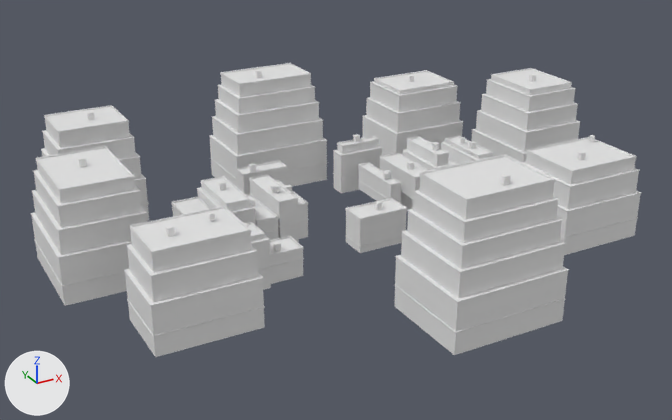
Before and after pictures for a commit that changed the glTF model game/assets/props/city_shells.glb.
Before and after are seen from a 50 mm camera at (-156.7, -284.4, 144.5) aimed at (-11.6, -20.4, 12.5). The lights are fixed; the arrows at lower left show +X, +Y and +Z. The first picture is the older version. Vertices at exactly the same position are counted once.

In view in the first picture: 'site_far_e__concrete', 'site_far_n__bronze_sheet', 'site_far_n__concrete', 'site_far_ne__brick', 'site_far_s__bronze_sheet', 'site_far_s__concrete', 'site_far_se__brick', 'site_far_se__bronze_sheet', 'site_far_sw__brick', 'site_far_sw__bronze_sheet', 'site_far_sw__concrete', 'site_far_w__brick', 'site_far_w__bronze_sheet' and 42 more.
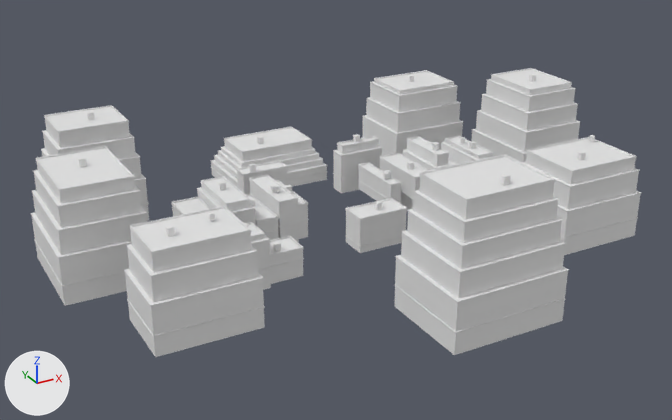
The edits, one by one:
me_site_far_n__bronze_sheet is used by ob_site_far_n__bronze_sheet; location (-5.5, 47.8, 36.2).
me_site_far_n__bronze_sheet had 242 vertices, 456 faces and spanned x -20.7..19.7, y -14.0..14.4, z -28.8..10.8.
me_site_far_n__bronze_sheet now has 242 vertices, 456 faces and spans x -20.7..19.7, y -14.0..14.4, z -10.2..5.7.
me_site_far_n__bronze_sheet part 1: the loose piece of 24 vertices spanning x -16.0..15.1, y -9.4..9.7, z 7.8..8.1 is moved by (0.0, 0.0, -5.0).
me_site_far_n__bronze_sheet part 2: the loose piece of 24 vertices spanning x -17.2..16.2, y -10.5..10.9, z 3.1..3.4 is moved by (0.0, 0.0, -3.7).
me_site_far_n__bronze_sheet part 3: the loose piece of 24 vertices spanning x -19.5..18.5, y -12.8..13.2, z -10.5..-10.2 is scaled about its middle by (1, 1, 0.267), then moved by (0.0, 0.0, 5.9).
me_site_far_n__bronze_sheet part 4: the loose piece of 24 vertices spanning x -20.6..19.7, y -14.0..14.3, z -18.9..-18.7 is moved by (0.0, 0.0, 11.8).
me_site_far_n__bronze_sheet part 5: the loose piece of 24 vertices spanning x -20.7..19.7, y -14.0..14.4, z -28.8..-28.4 is moved by (0.0, 0.0, 18.6).
me_site_far_n__bronze_sheet part 6: the loose piece of 74 vertices spanning x -16.0..15.0, y -9.3..9.7, z 8.1..8.7 is moved by (0.0, 0.0, -5.0).
Other edits to the shape of me_site_far_n__bronze_sheet do not show in these pictures.
me_site_far_n__concrete is used by ob_site_far_n__concrete; location (-6.6, 47.7, 27.2).
me_site_far_n__concrete had 168 vertices, 308 faces and spanned x -19.4..20.6, y -13.7..14.3, z -27.2..19.5.
me_site_far_n__concrete now has 168 vertices, 308 faces and spans x -19.4..20.6, y -13.7..14.3, z -9.8..9.2.
me_site_far_n__concrete part 7: the loose piece of 24 vertices spanning x -14.8..16.0, y -9.1..9.7, z 12.3..16.8 is scaled about its middle by (1, 1, 0.725), then moved by (0.0, 0.0, -9.7).
me_site_far_n__concrete part 8: the loose piece of 24 vertices spanning x -15.9..17.2, y -10.2..10.9, z 6.0..12.0 is scaled about its middle by (1, 1, 0.295), then moved by (0.0, 0.0, -6.8).
me_site_far_n__concrete part 9: the loose piece of 24 vertices spanning x -17.1..18.3, y -11.4..12.0, z -1.3..5.7 is scaled about its middle by (1, 1, 0.295), then moved by (0.0, 0.0, -2.0).
me_site_far_n__concrete part 10: the loose piece of 24 vertices spanning x -18.2..19.5, y -12.5..13.2, z -9.7..-1.6 is scaled about its middle by (1, 1, 0.295), then moved by (0.0, 0.0, 3.5).
me_site_far_n__concrete part 11: the loose piece of 24 vertices spanning x -19.4..20.6, y -13.7..14.3, z -19.5..-10.0 is scaled about its middle by (1, 1, 0.295), then moved by (0.0, 0.0, 9.9).
me_site_far_n__concrete part 12: the loose piece of 24 vertices spanning x -4.7..-2.6, y -2.7..-1.0, z 17.0..19.5 is moved by (0.0, 0.0, -10.3).
me_site_far_n__concrete part 13: the loose piece of 24 vertices spanning x -19.4..20.6, y -13.7..14.3, z -27.2..-19.8 is scaled about its middle by (1, 1, 0.438), then moved by (0.0, 0.0, 15.4).
Object 'site_far_n__bronze_sheet' (ob_site_far_n__bronze_sheet) moves from (-5.5, 47.8, 36.2) to (-5.5, 47.8, 13.4).
Object 'site_far_n__concrete' (ob_site_far_n__concrete) moves from (-6.6, 47.7, 27.2) to (-6.6, 47.7, 9.8).

Where the change shows, as pixel boxes (x1, y1, x2, y2) in the pictures (672 x 420 px; the box of a moved part takes in the faces that stretch with it):
'site_far_n__concrete', reshaped, moved
    before: (210, 71, 327, 188)
    after: (211, 138, 327, 188)
'site_far_n__bronze_sheet', reshaped, moved
    before: (209, 63, 327, 180)
    after: (211, 127, 327, 182)
part 1 of me_site_far_n__bronze_sheet, moved or reshaped
    before: (220, 65, 311, 86)
    after: (226, 128, 311, 154)
part 2 of me_site_far_n__bronze_sheet, moved or reshaped
    before: (217, 84, 315, 99)
    after: (221, 146, 315, 163)
part 3 of me_site_far_n__bronze_sheet, moved or reshaped
    before: (212, 116, 323, 135)
    after: (214, 155, 323, 174)
part 4 of me_site_far_n__bronze_sheet, moved or reshaped
    before: (209, 135, 327, 157)
    after: (211, 160, 326, 182)
part 5 of me_site_far_n__bronze_sheet, moved or reshaped
    before: (210, 158, 327, 180)
    after: (211, 167, 327, 180)
part 6 of me_site_far_n__bronze_sheet, moved or reshaped
    before: (221, 63, 311, 85)
    after: (224, 127, 312, 153)
part 7 of me_site_far_n__concrete, moved or reshaped
    before: (221, 75, 311, 97)
    after: (224, 140, 312, 161)
part 8 of me_site_far_n__concrete, moved or reshaped
    before: (218, 86, 315, 114)
    after: (221, 148, 315, 167)
part 9 of me_site_far_n__concrete, moved or reshaped
    before: (215, 101, 319, 133)
    after: (218, 152, 319, 170)
part 10 of me_site_far_n__concrete, moved or reshaped
    before: (212, 118, 323, 155)
    after: (214, 156, 323, 179)
part 11 of me_site_far_n__concrete, moved or reshaped
    before: (210, 137, 327, 179)
    after: (211, 162, 327, 188)
part 12 of me_site_far_n__concrete, moved or reshaped
    before: (255, 71, 262, 78)
    after: (257, 138, 264, 144)
part 13 of me_site_far_n__concrete, moved or reshaped
    before: (211, 159, 327, 188)
    after: (211, 168, 327, 187)
